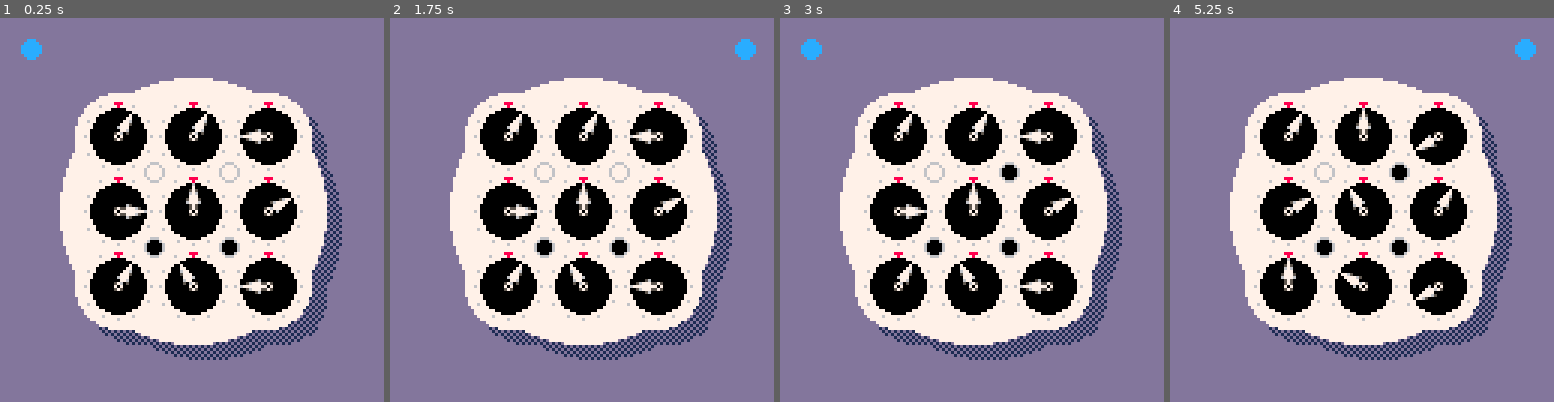
Above: before the commit, frames 1-4 (left to right).
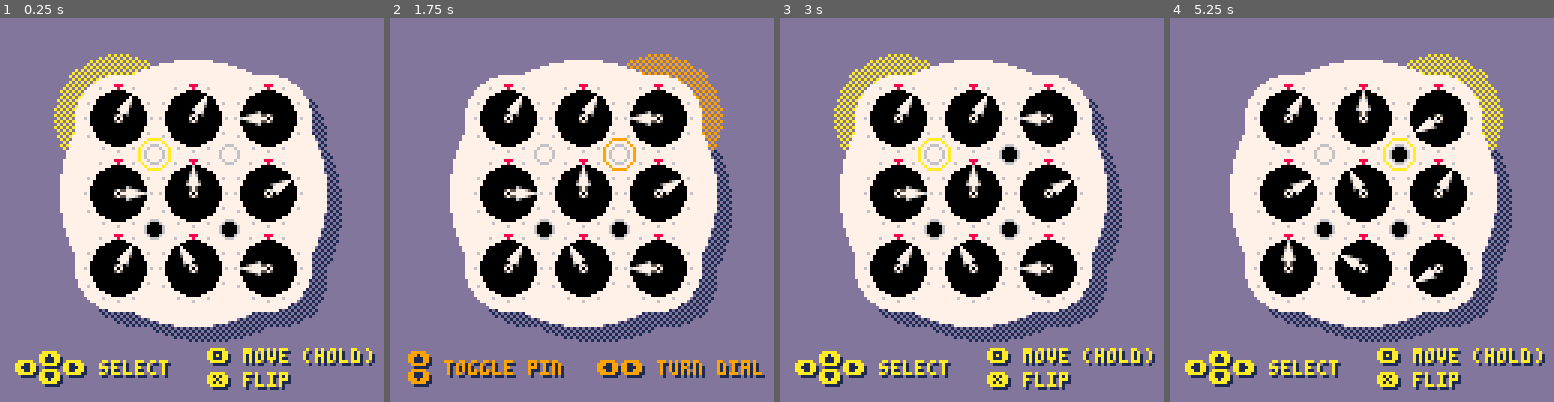
Above: after the commit, the same moments.

Repository: joeyday/pico8-projects
Game: PICO-8 cartridge clock.p8
Two runs of this game, one before a commit and one after it. Both use one fixed random seed, a clock stepped at 60 frames per second and the inputs below.
Inputs:
- Up to frame 1 (0.25 s): no input
- Up to frame 2 (1.75 s): tap X (X key) at 0.33, 1.07 s; tap O (Z key) at 0.7, 1.7 s; hold Right from 1.6 s (still down)
- Up to frame 3 (3 s): tap X (X key) at 1.85, 2.97 s; release Right at 2.1 s; tap O (Z key) at 2.1, 2.5, 2.9 s; hold Up 2.15-2.42 s; hold Right from 2.47 s (still down)
- Up to frame 4 (5.25 s): release Right at 3.03 s; hold Left 3.08-3.58 s; tap O (Z key) every 0.4 s from 3.3 to 4.9 s; hold Down 3.63-3.97 s; hold Right 4.02-4.68 s; tap X (X key) at 4.08, 5.2 s; hold Up 4.73-5.03 s; hold Left from 5.08 s (still down)

The runs differ from the first frame. In frame 1, 29% of the frame differs, in the area x 3-98%, y 5-97%; in frame 2, 28%; in frame 3, 29%; in frame 4, 28%.

Commit message:
better cursor + control tips

Diff:
--- a/clock.p8
+++ b/clock.p8
@@ -17,21 +17,23 @@
 ]]
 
 function _init()
-	ct=make_ct()	--clocks table
-	pt=make_pt()	--pins table
+	ct=make_ct()		--clocks table
+	pt=make_pt()		--pins table
 	make_graph(ct,pt)
 
 	scramble()
 
-	cur_x=1						--cursor x
-	cur_y=1						--cursor y
-	cur_z=1						--cursor z (flipped)
-
-	c=make_c()			--useful constants
-	t=1										--touch counter
-	d=true							--draw flag
-
-	--mode="selection"
+	cur_x=1							--cursor x
+	cur_y=1							--cursor y
+	cur_z=1							--cursor z (flipped)
+	cur_color=10
+	cur_move_color=9
+	cur_mode="select"
+
+	c=make_c()				--useful constants
+	t=1											--touch counter
+	dirty=true		 	--flag to redraw
+
 end
 
 function _update()
@@ -50,7 +52,7 @@
 		cur_x+=delta
 		if (cur_x<1) cur_x=1
 		if (cur_x>3) cur_x=3
-		d=true
+		dirty=true
 	end
 
 	if (up or down) and not btn(🅾️) then
@@ -59,7 +61,17 @@
 		cur_y+=delta
 		if (cur_y<1) cur_y=1
 		if (cur_y>3) cur_y=3
-		d=true
+		dirty=true
+	end
+
+	if cur_mode=="move" and not btn(🅾️) then
+		cur_mode="select"
+		dirty=true
+	end
+
+	if cur_mode=="select" and btn(🅾️) then
+		cur_mode="move"
+		dirty=true
 	end
 
 	if btn(🅾️) and (left or right) then
@@ -67,11 +79,12 @@
 		local delta=1
 		if (left) delta=-1
 		ct[cur_x][cur_y][cur_z].update(delta,t)
-		d=true
+		dirty=true
 	end
 
 	if btn(🅾️) and (up or down) then
 		pt[cur_x][cur_y].toggle()
+		dirty=true
 	end
 
 	if btnp(❎) and not btn(🅾️) then
@@ -80,63 +93,12 @@
 		else
 			cur_z=1
 		end
-		d=true
-	end
-
-	--[[
-	if mode=="selection" then
-		if (right or left) then
-			local delta=2
-			if (left) delta=-2
-			cur_x+=delta
-			if (cur_x<1) cur_x=1
-			if (cur_x>3) cur_x=3
-			d=true
-		end
-
-		if (up or down) then
-			local delta=2
-			if (up) delta=-2
-			cur_y+=delta
-			if (cur_y<1) cur_y=1
-			if (cur_y>3) cur_y=3
-			d=true
-		end
-
-		if btnp(🅾️) then
-			mode="movement"
-		end
-
-		if btnp(❎) then
-			if cur_z==1 then
-				cur_z=2
-			else
-				cur_z=1
-			end
-			d=true
-		end
-	elseif mode=="movement" then
-		if left or right or up or down then
-			t+=1
-			local delta=1
-			if (left or down) delta=-1
-			ct[cur_x][cur_y][cur_z].update(delta,t)
-			d=true
-		end
-
-		if btnp(🅾️) then
-			pt[cur_x][cur_y].toggle()
-		end
-
-		if btnp(❎) then
-			mode="selection"
-		end
-	end
-	]]
+		dirty=true
+	end
 end
 
 function _draw()
-	if (not d) return
+	if (not dirty) return
 
 	--adjust size
 	local d=25
@@ -156,17 +118,35 @@
 
 	--shadow
 	fillp(▒)
-		draw_shape(69,69,d,r,1)
+		draw_shape(69,63,d,r,1)
 	fillp()
 
+	--draw dial cursor
+	if cur_mode=="move" then
+		pal(cur_color,cur_move_color)
+	end
+	local draw_cur_x=cur_x
+	if cur_z==2 then
+		if (cur_x==1) draw_cur_x=3
+		if (cur_x==3) draw_cur_x=1
+	end
+	fillp(▒)
+	circfill(
+		64-25+(draw_cur_x-1)*25,
+		58-25+(cur_y-1)*25,
+		21,
+		cur_color
+	)
+	fillp()
+
 	--puzzle
-	draw_shape(64,64,d,r,7)
+	draw_shape(64,58,d,r,7)
 
 	--clocks
 	for x=1,3 do
  	for y=1,3 do
 			local clock=ct[x][y][cur_z]
-			clock.draw(64,64,d,cur_z)
+			clock.draw(64,58,d,cur_z)
 		end
 	end
 
@@ -174,7 +154,7 @@
 	for x=1,3,2 do
 		for y=1,3,2 do
 			local pin=pt[x][y]
-			pin.draw(64,64,d,cur_z)
+			pin.draw(64,58,d,cur_z)
 		end
 	end
 
@@ -183,11 +163,11 @@
 		for col=-1,1 do
 			for t=1,12 do
 				if t==12 then
-					spr(14,64+col*d-1,64+row*d-11)
+					spr(14,64+col*d-1,58+row*d-11)
 				else
 					pset(
 						64.5+col*d+c[t].dx*11,
-						64.5+row*d+c[t].dy*11,
+						58.5+row*d+c[t].dy*11,
 						6
 					)
 				end
@@ -195,23 +175,51 @@
 		end
 	end
 
-	--draw cursor
-	local draw_cur_x=cur_x
-	if cur_z==2 then
-		if (cur_x==1) draw_cur_x=3
-		if (cur_x==3) draw_cur_x=1
-	end
-	if mode=="movement" then
-		pal(12,11)
-	end
-	circfill(
-		(draw_cur_x-1)*54+10,
-		(cur_y-1)*54+10,
-		3,
-		12
+	--draw pin cursor
+	circ(
+		64-12.5+(draw_cur_x-1)*12.5,
+		58-12.5+(cur_y-1)*12.5,
+		5,
+		cur_color
 	)
 
-	d=false
+	--draw controls
+	if not btn(🅾️) then
+		print("⬆️",14,112,1)
+		btnfill(14,112,1)
+		print("⬆️",13,111,cur_color)
+		print("⬅️  ➡️ select",6,115,1)
+		btnfill(6,115,1)
+		btnfill(22,115,1)
+		print("⬅️  ➡️ select",5,114,cur_color)
+		print("⬇️",14,118,1)
+		btnfill(14,118,1)
+		print("⬇️",13,117,cur_color)
+
+		print("🅾️ move (hold)",70,111,1)
+		btnfill(70,111,1)
+		print("🅾️ move (hold)",69,110,cur_color)
+
+		print("❎ flip",70,119,1)
+		btnfill(70,119,1)
+		print("❎ flip",69,118,cur_color)
+	else
+		print("⬆️",7,112,1)
+		btnfill(7,112,1)
+		print("⬆️",6,111,cur_color)
+		print("   toggle pin",7,115,1)
+		print("   toggle pin",6,114,cur_color)
+		print("⬇️",7,118,1)
+		btnfill(7,118,1)
+		print("⬇️",6,117,cur_color)
+
+		print("⬅️➡️ turn dial",70,115,1)
+		btnfill(70,115,1)
+		btnfill(78,115,1)
+		print("⬅️➡️ turn dial",69,114,cur_color)
+	end
+
+	dirty=false
 end
 -->8
 --clocks
@@ -482,6 +490,10 @@
 	end
 end
 
+function btnfill(x,y,c)
+	rectfill(x+1,y,x+5,y+4,c)
+end
+
 __gfx__
 00000000000000000000000000000000000000000000000000000000000000000000000000000000000000000000000000000000000000008880000000000000
 00000000000000000060000000000000000000000000000000000000000000000000000000000000000000000000000000000000000000000800000000000000
Not shown, changed: clock.p8.png
